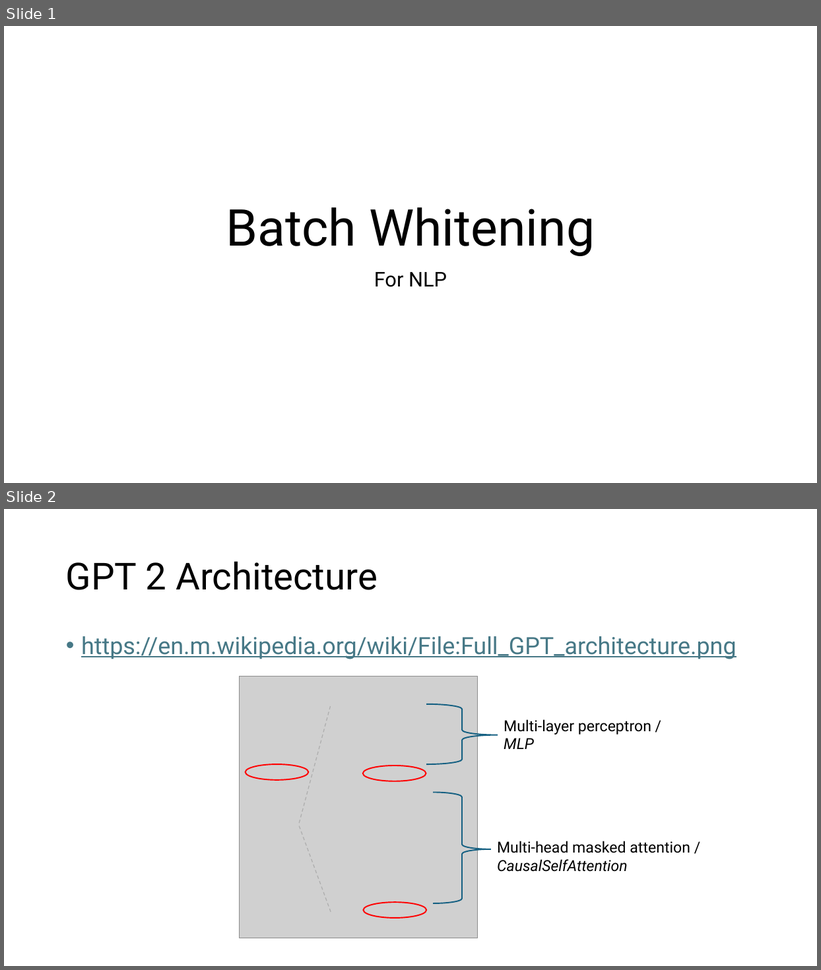
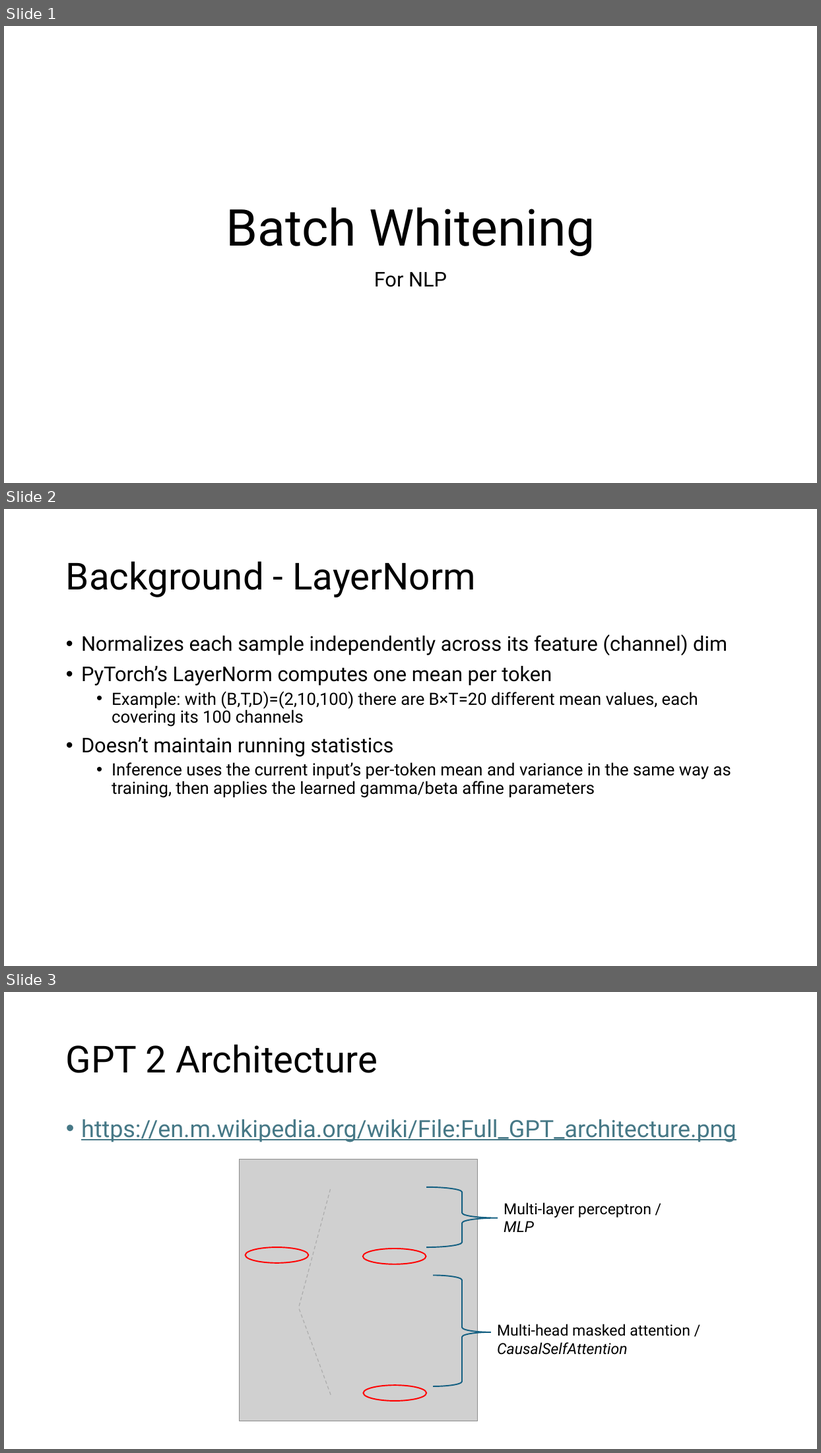
Before and after one commit to guyknvda/batch_whitening, a slide deck: nlp/BW_gpt.pptx. Shown one above the other, each under a label of ours: slides 1 and 2 before the commit, slides 1, 2 and 3 after it. The pictures are 821x970 and 821x1453 pixels, drawn with LibreOffice and Linux fonts; fonts in the diff are those of the drawing; grey boxes stand for pictures. Boxes give left, top, right and bottom in pixels: in the first picture for what was removed or moved away, otherwise in the second. Text is boxed around its words. In the diff, an @@ line names an element or a change of style, - is before the commit and + after.

Commit message:
Update batch whitening code for LLMs
- Implement parallelized matrix-based computations (no Python loops)
- Add channel grouping using dynamic group sizes from get_batch_whitening_config()
- Preserve causality via leave-one-out (B) covariance matrices during training (one per sequence), and a single covariance matrix during inference
- Maintain a running covariance of shape (1, num_groups, group_size, group_size) shared across all sequences
- This supports changes in B during training and differences between training and inference
- During training, use batch covariances of shape (B, num_groups, group_size, group_size) mixed with the running covariance to whiten X, then average to a single covariance
- During inference, use the running covariance directly
- Scale off-diagonal covariance entries by (1 - epsilon) for de-correlation

```diff
--- a/nlp/BW_gpt.pptx
+++ b/nlp/BW_gpt.pptx
@@ slide 2 added at box(4, 509, 817, 966), background #FFFFFF @@
@@ title added at box(66, 561, 476, 597), 44 pt, text #000000 @@
+Background - LayerNorm
@@ text added at box(81, 634, 731, 798), 20 pt, text #000000 @@
+• Normalizes each sample independently across its feature (channel) dim
+• PyTorch’s LayerNorm computes one mean per token
+  • Example: with (B,T,D)=(2,10,100) there are B×T=20 different mean values, each covering its 100 channels
+• Doesn’t maintain running statistics
+  • Inference uses the current input’s per-token mean and variance in the same way as training, then applies the learned gamma/beta affine parameters
@@ what was slide 2 is now slide 3 @@
```
Also in this commit, not shown: 3 other files.
